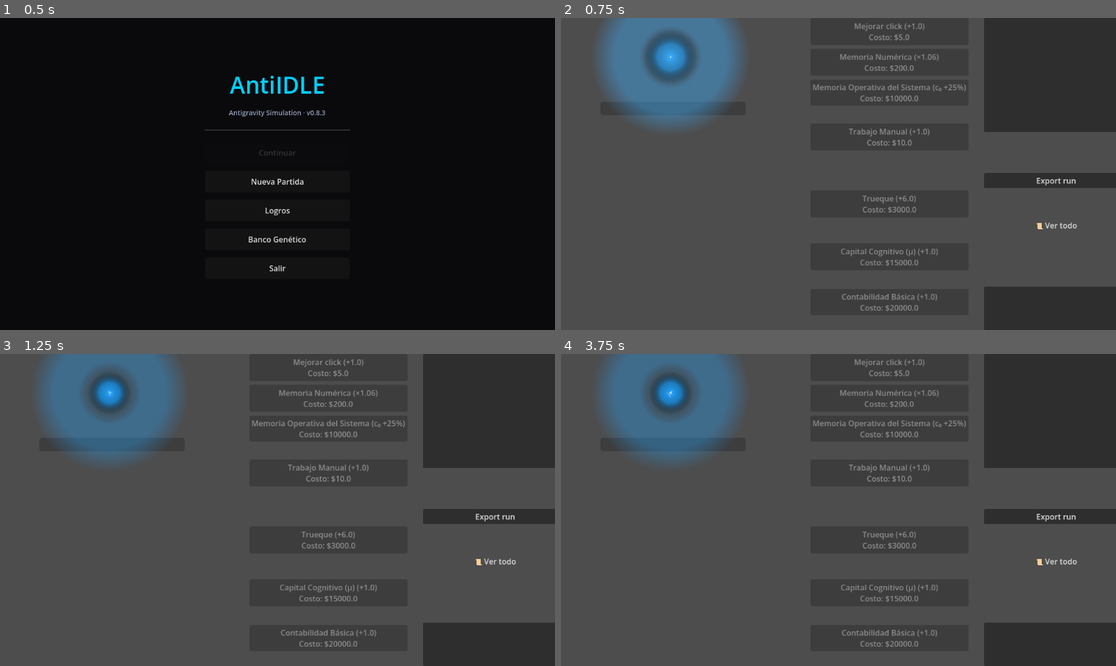
Above: before the commit, frames 1-4 (two rows, left to right).
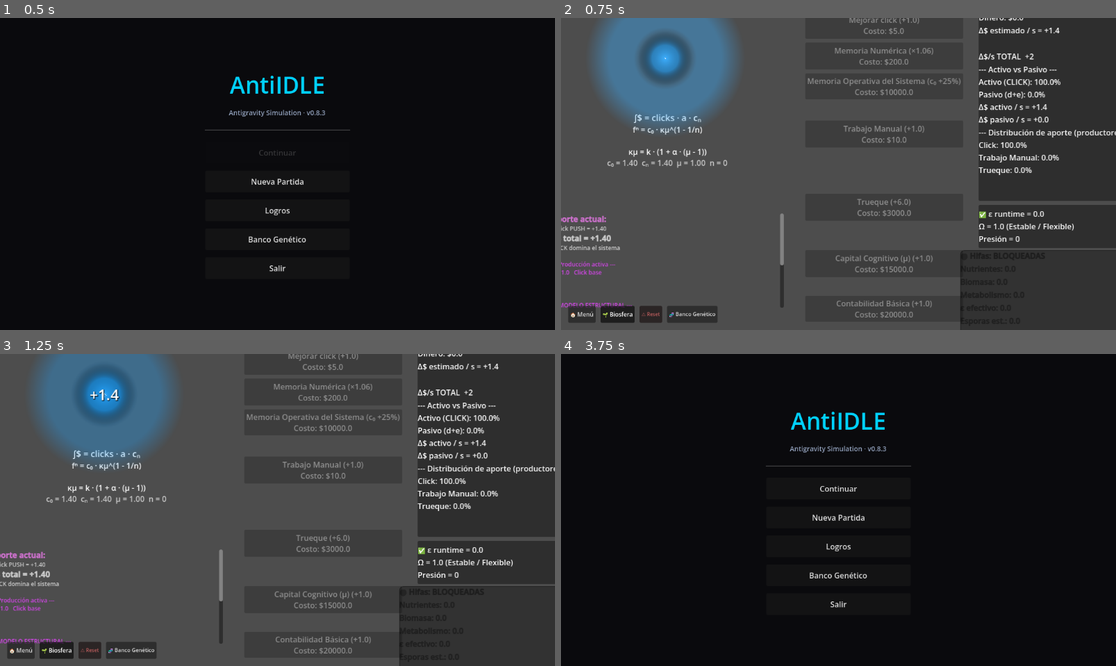
Above: after the commit, the same moments.

Repository: amurito/godot-idle-game
Game: Godot game, scene res://MainMenu.tscn
Same seed, same stepped clock (60 frames per second), same inputs: the game is played once before the commit and once after it.
Inputs (mouse positions are in pixels of both pictures, inside the frame that each line leads up to; where the layout moved, square brackets give the same spot in the first picture):
- Up to frame 1 (0.5 s): no input
- Up to frame 2 (0.75 s): click "Nueva Partida" at 0.5 s
- Up to frame 3 (1.25 s): no input
- Up to frame 4 (3.75 s): click (649, 650) at 1.25 s, where only the run after the commit has a clickable "⚠️ Reset"; click (666, 394) [672, 391] at 2 s; click (1054, 516) at 2.75 s, where only the run before the commit has a clickable "Export run"; click (583, 650) at 3.5 s, where only the run after the commit has a clickable "🏠 Menú"

Frame 1 is identical in both runs. In frame 2, 18% of the frame differs, in the area x 0-100%, y 0-100%; in frame 3, 19%; in frame 4, 100%.
Error before the commit: Parse Error: Identifier "achievement_insatiable_parasite" not declared in the current scope. (res://main.gd:1177)
Error after the commit: Invalid access to property or key 'AchievementManager' on a base object of type 'Node (AchievementManager.gd)'. (res://main.gd:1210)

Commit message:
fix: Corregir referencias faltantes a AchievementManager en main.gd

Diff:
--- a/main.gd
+++ b/main.gd
@@ -1174,7 +1174,7 @@
 	if AchievementManager.achievement_red_micelial: t += "✓ RED MICELIAL\n"
 	if AchievementManager.achievement_sporulation: t += "✓ ESPORULACIÓN\n"
 	if AchievementManager.achievement_parasitism: t += "✓ PARASITISMO\n"
-	if achievement_insatiable_parasite: t += "✓ PARÁSITO INSACIABLE\n"
+	if AchievementManager.achievement_insatiable_parasite: t += "✓ PARÁSITO INSACIABLE\n"
 
 	if UIManager.system_achievements_label:
 		UIManager.system_achievements_label.text = t
@@ -1215,8 +1215,7 @@
 	AchievementManager.achievement_parasitism = false
 	AchievementManager.achievement_millionaire = false
 	AchievementManager.achievement_fragile_balance = false
-	achievement_insatiable_parasite = false
-	fragile_balance_timer = 0.0
+	AchievementManager.achievement_insatiable_parasite = false
 	run_closed = false
 	final_route = "NONE"
 	final_reason = ""
